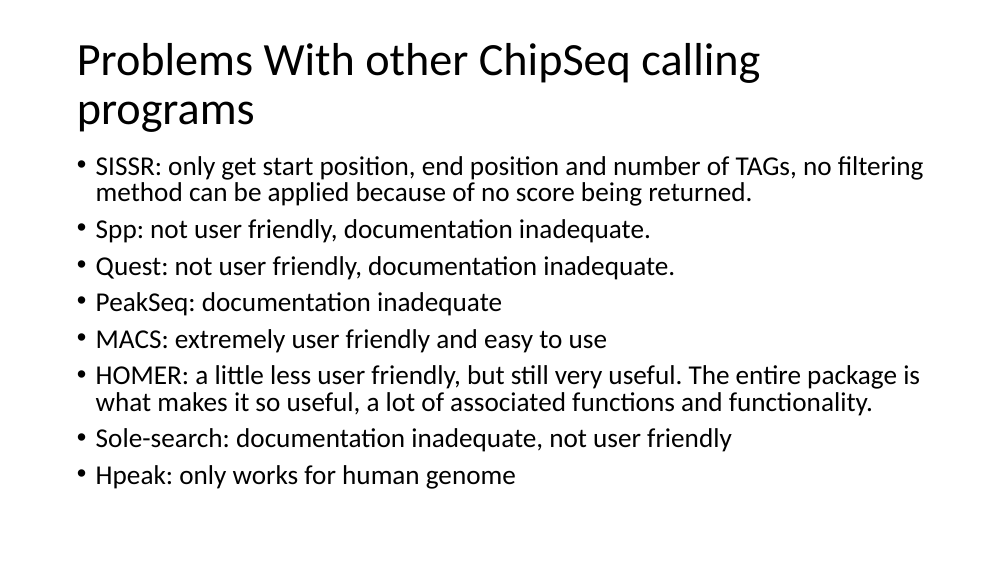
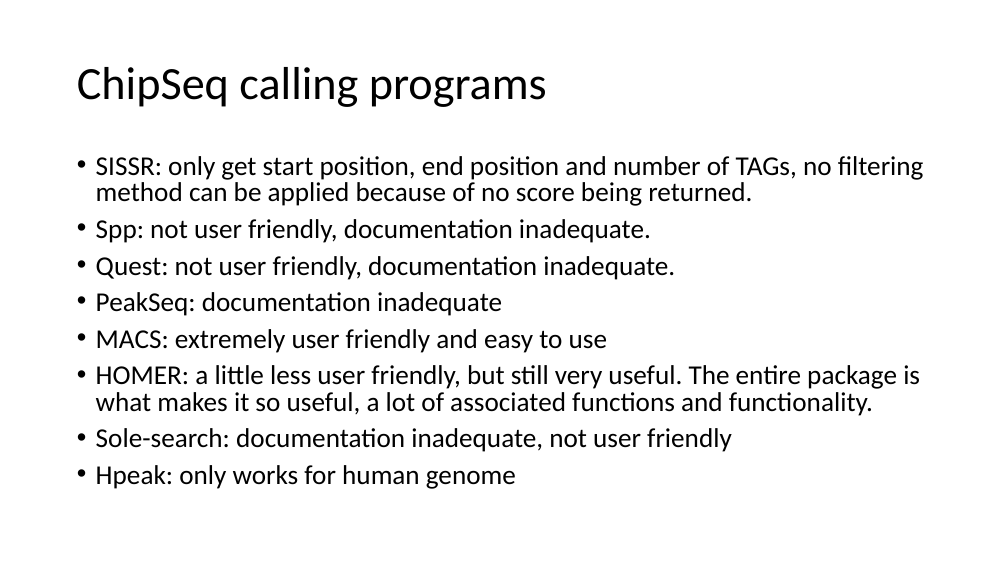
Before and after one commit to kanishkasthana/compareChipSeq, a slide deck: slide 1 of Presentation.pptx (slide 2 before the commit). Drawn at 1008x567 pixels with LibreOffice and Linux fonts; fonts in the diff are those of the drawing. Boxes give left, top, right and bottom in pixels: in the first picture for what was removed or moved away, otherwise in the second. Text is boxed around its words. In the diff, an @@ line names an element or a change of style, - is before the commit and + after.

Commit message:
changing Presentation

```diff
--- a/Presentation.pptx
+++ b/Presentation.pptx
@@ title at <box>77,67,547,107</box>: text changed @@
-Problems With other ChipSeq calling programs
+ChipSeq calling programs
```
Also in this commit, not shown: 2 slides removed.
